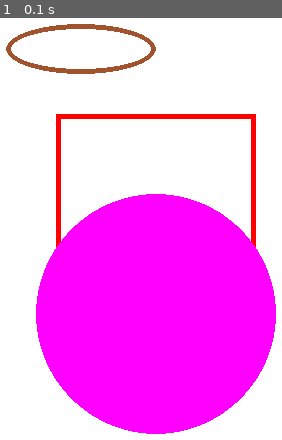
Above: before the commit, frame 1.
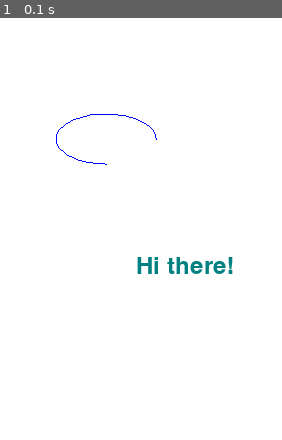
Above: after the commit, the same moment.

Repository: bheki-maenetja/small-projects-pygame
Game: pygame game, started from GDUP/chapter-2/drawing.py
Same seed, same stepped clock (60 frames per second), same inputs: the game is played once before the commit and once after it.
Inputs:
- Up to frame 1 (0.1 s): no input

The runs differ from the first frame. In frame 1, 41% of the frame differs, in the area x 2-98%, y 1-99%.

Commit message:
completed chapter 2

Diff:
--- a/GDUP/chapter-2/drawing.py
+++ b/GDUP/chapter-2/drawing.py
@@ -4,6 +4,7 @@
 import pygame
 import random
 from os import path
+from math import radians
 
 # Initialise pygame and create window
 WIDTH = 360
@@ -38,7 +39,11 @@
 # Setup Sprites
 all_sprites = pygame.sprite.Group()
 
-# Game loop
+# Text
+font = pygame.font.Font(None, 36)
+text = font.render("Hi there!", 1, TEAL)
+
+# GAME LOOP
 running = True
 
 while running:
@@ -47,10 +52,10 @@
     if event.type == pygame.QUIT: # check for closing the window
       running = False
 
-  # Update
+  # UPDATE
   all_sprites.update()
 
-  # Draw / render
+  # DRAW / RENDER
   screen.fill(WHITE)
   ## Drawing Lined Paper
   # y = 20
@@ -81,10 +86,16 @@
 
   # pygame.draw.line(screen, RED, (25, 0), (25, HEIGHT))
 
-  # Drawing polygons
-  pygame.draw.rect(screen, RED, (100, 100, 200, 200), 5)
-  pygame.draw.ellipse(screen, SIENNA, (50, 10, 150, 50), 5)
-  pygame.draw.circle(screen, MAGENTA, (200, 300), 120)
+  # # Drawing polygons
+  # pygame.draw.rect(screen, RED, (100, 100, 200, 200), 5)
+  # pygame.draw.ellipse(screen, SIENNA, (50, 10, 150, 50), 5)
+  # pygame.draw.circle(screen, MAGENTA, (200, 300), 120)
+
+  # Drawing arcs
+  pygame.draw.arc(screen, BLUE, (100, 100, 100, 50),0, radians(270))
+
+  # Drawing text
+  screen.blit(text, (WIDTH / 2, HEIGHT / 2))
 
   # AFTER drawing everything, flip the display
   pygame.display.flip()
